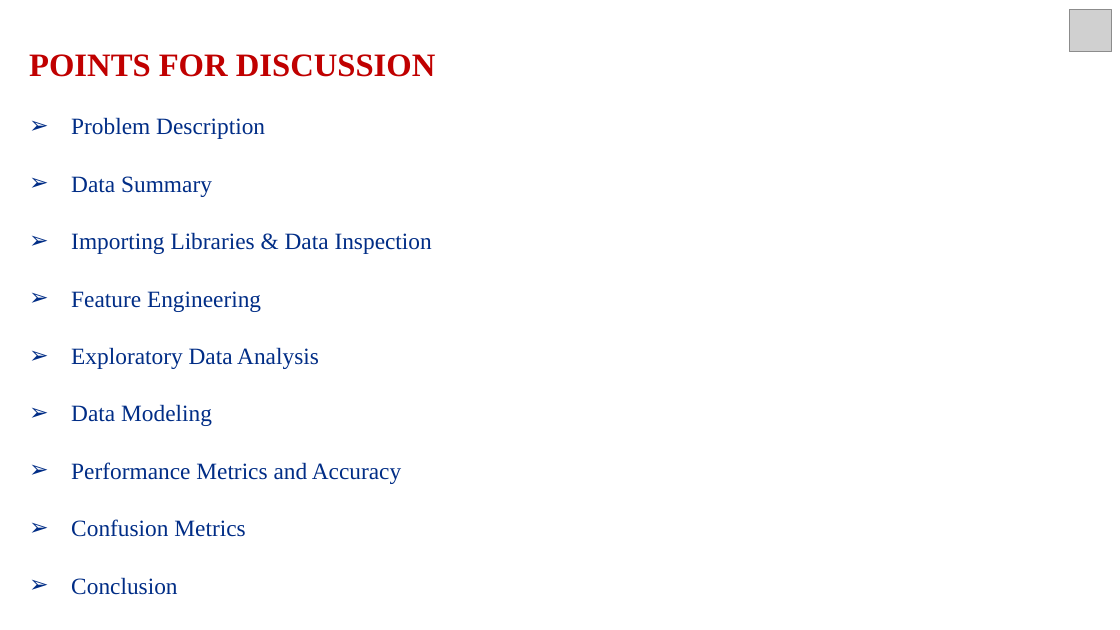
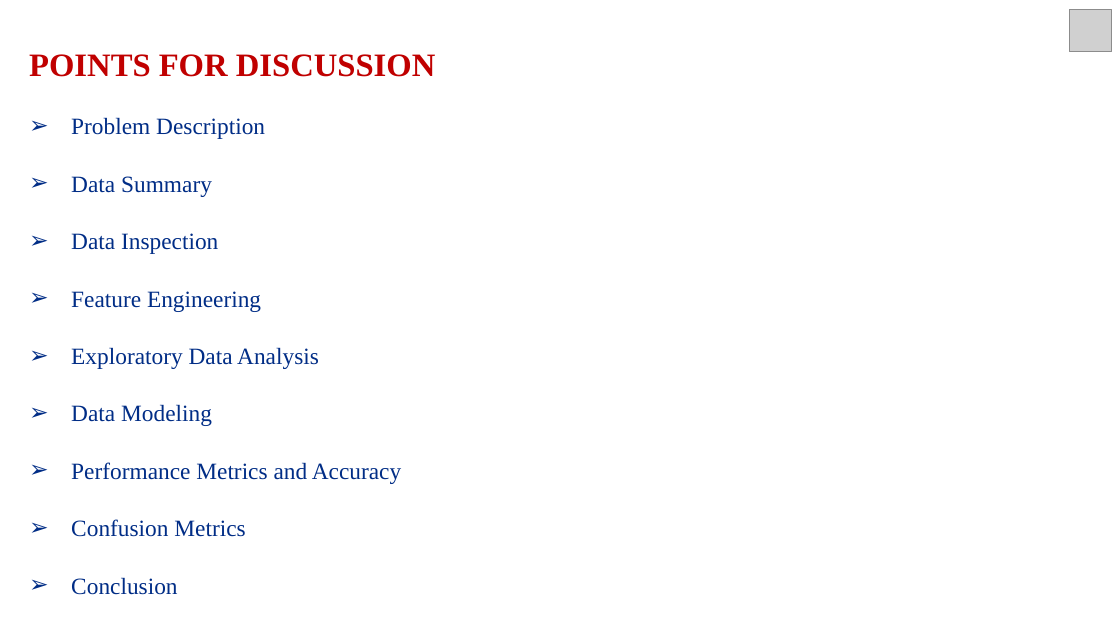
Before and after one commit to varsha-rani-15/Coronavirus-Tweet-Sentiment-Analysis, a slide deck: slide 2 of ML Classification_Presentation.pptx. Drawn at 1120x630 pixels with LibreOffice and Linux fonts; fonts in the diff are those of the drawing; grey boxes stand for pictures. Boxes give left, top, right and bottom in pixels: in the first picture for what was removed or moved away, otherwise in the second. Text is boxed around its words. In the diff, an @@ line names an element or a change of style, - is before the commit and + after.

```diff
--- a/ML Classification_Presentation.pptx
+++ b/ML Classification_Presentation.pptx
@@ text at [71, 233, 218, 254]: text changed @@
-➢ Importing Libraries & Data Inspection
+➢ Data Inspection
```
Also in this commit, not shown: 4 other slides changed, 7 slides added, 3 slides removed.
